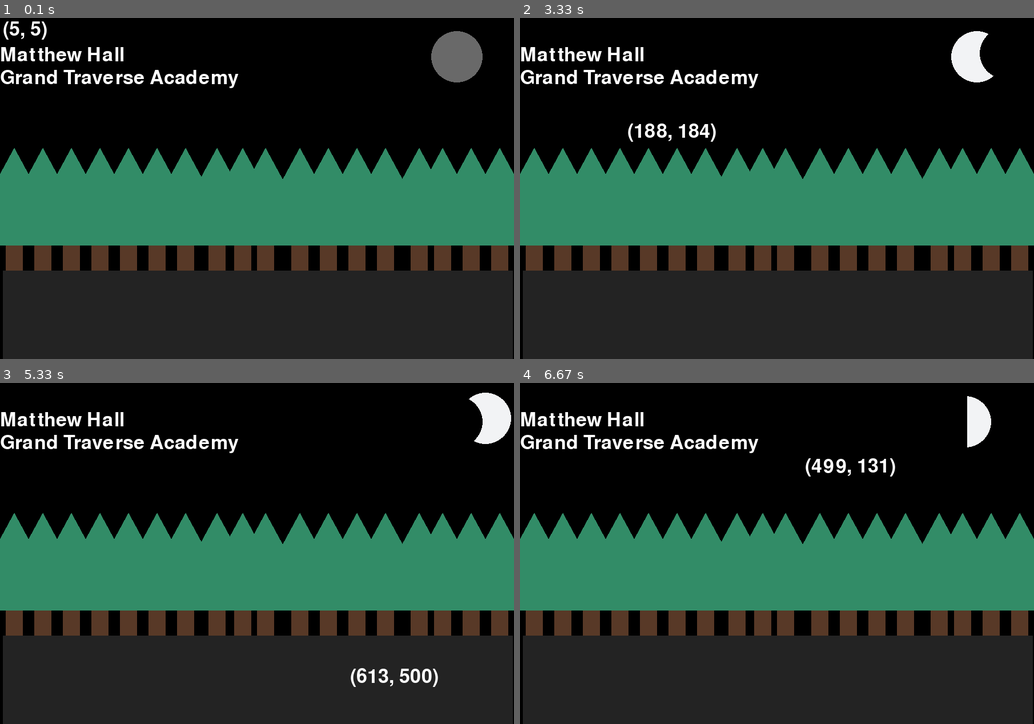
Above: before the commit, frames 1-4 (two rows, left to right).
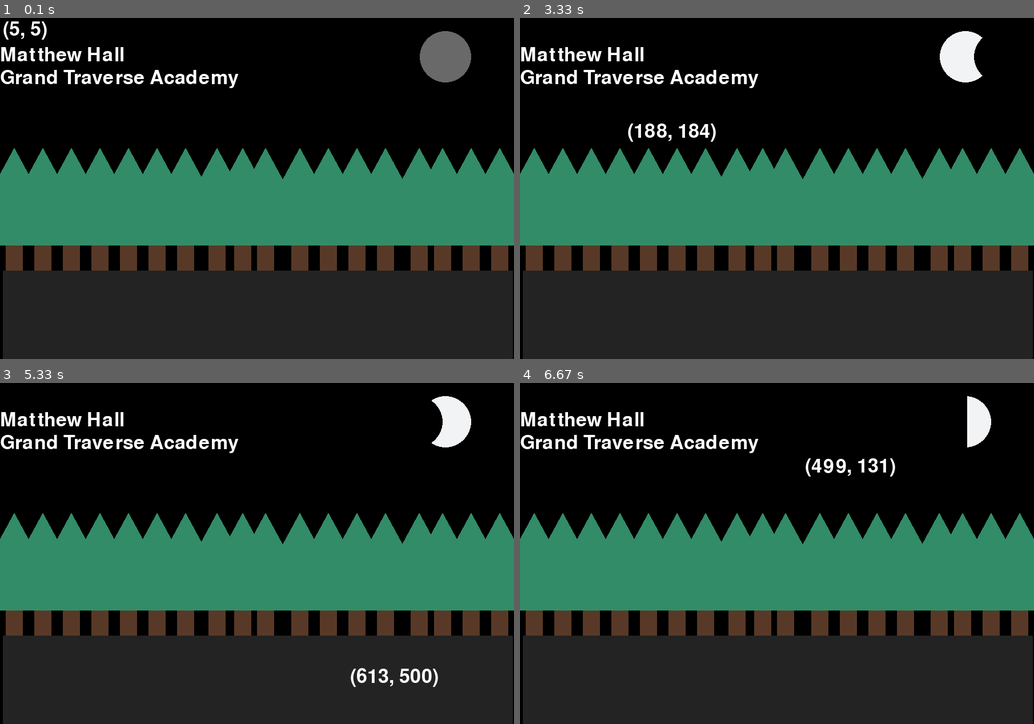
Above: after the commit, the same moments.

Repository: hallma886/pygame-background-scene
Game: pygame game, started from main.py
Same seed, same stepped clock (60 frames per second), same inputs: the game is played once before the commit and once after it.
Inputs (mouse positions are in pixels of both pictures, inside the frame that each line leads up to):
- Up to frame 1 (0.1 s): no input
- Up to frame 2 (3.33 s): click (941, 178) at 0.38 s; click (828, 263) at 0.72 s; click (967, 307) at 1.05 s; click (653, 120) at 1.38 s; click (777, 229) at 1.72 s; click (705, 116) at 2.05 s; click (956, 277) at 2.38 s; click (607, 222) at 2.72 s; click (627, 120) at 3.05 s
- Up to frame 3 (5.33 s): click (133, 611) at 3.38 s; click (442, 631) at 3.72 s; click (102, 679) at 4.05 s; click (97, 573) at 4.38 s; click (287, 648) at 4.72 s; click (349, 666) at 5.05 s
- Up to frame 4 (6.67 s): click (597, 672) at 5.38 s; click (648, 611) at 5.72 s; click (941, 475) at 6.05 s; click (802, 458) at 6.38 s

The runs differ from the first frame. In frame 1, 0.7% of the frame differs, in the area x 81-94%, y 3-19%; in frame 2, 0.5%; in frame 3, 1.6%, in the area x 84-100%, y 2-19%; in frame 4, nothing differs.

Commit message:
Update main.py

Diff:
--- a/main.py
+++ b/main.py
@@ -50,18 +50,18 @@
         pygame.draw.rect(screen, config.BLACK, [693, 23, 90, 330], 0)
 
     def draw_waning_moon():
-        pygame.draw.circle(screen, config.MOON_COLOR, (800, 70), 45, 0)
-        pygame.draw.circle(screen, config.BLACK, (850, 64), 45, 0)
+        pygame.draw.circle(screen, config.MOON_COLOR, (780, 70), 45, 0)
+        pygame.draw.circle(screen, config.BLACK, (840, 70), 45, 0)
 
     def draw_waxing_moon():
-        pygame.draw.circle(screen, config.MOON_COLOR, (850, 64), 45, 0)
-        pygame.draw.circle(screen, config.BLACK, (800, 70), 45, 0)
+        pygame.draw.circle(screen, config.MOON_COLOR, (780, 70), 45, 0)
+        pygame.draw.circle(screen, config.BLACK, (730, 70), 45, 0)
 
     def draw_full_moon():
         pygame.draw.circle(screen, config.MOON_COLOR, (780, 70), 45, 0)
 
     def draw_new_moon():
-        pygame.draw.circle(screen, config.DIM_GREY, (800, 70), 45, 0)
+        pygame.draw.circle(screen, config.DIM_GREY, (780, 70), 45, 0)
 
     def draw_rectangle(screen, rect, color, thickness):
         pygame.draw.rect(screen, color, rect, thickness)
